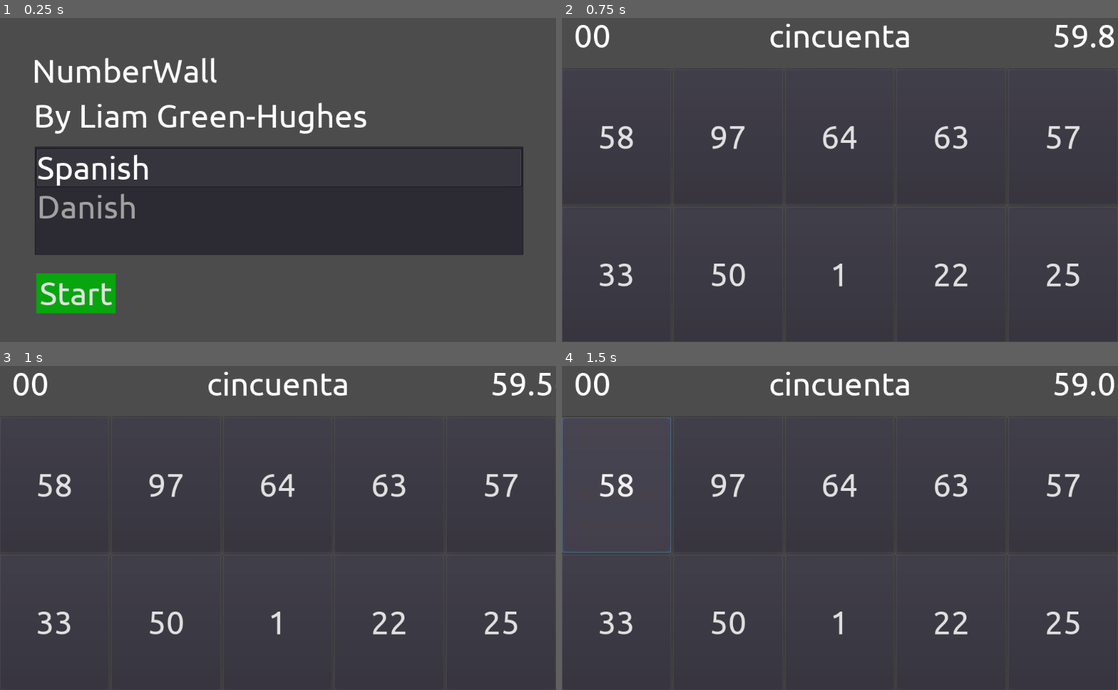
Above: before the commit, frames 1-4 (two rows, left to right).
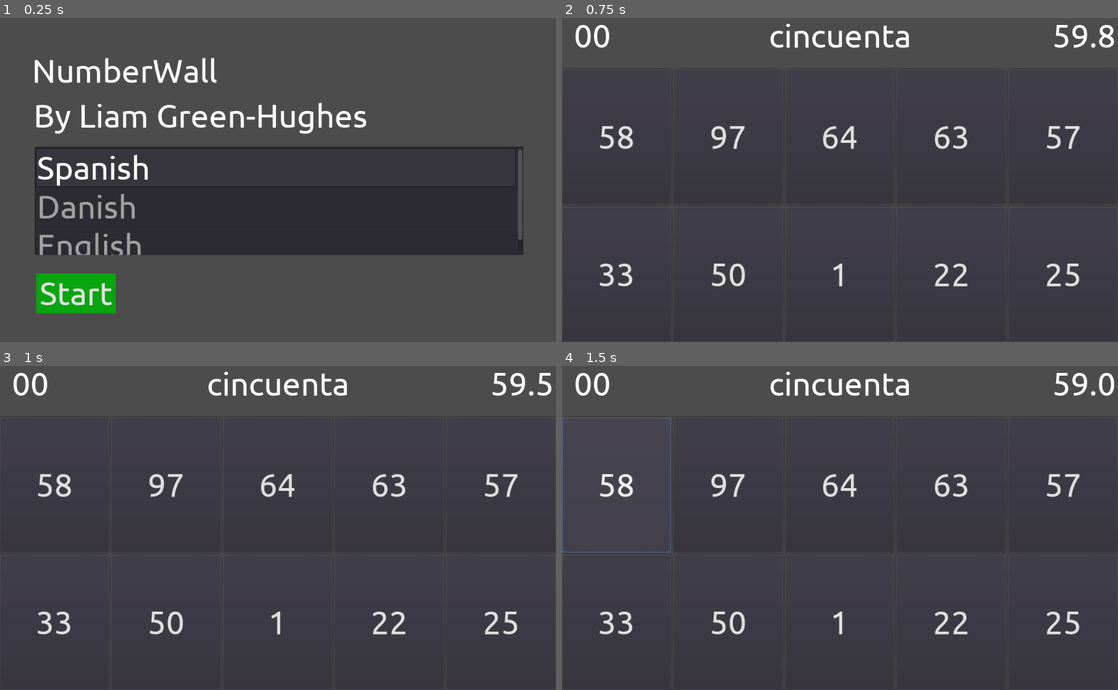
Above: after the commit, the same moments.

Repository: liamgh/NumberWall
Game: Godot game, scene res://Start.tscn
The game is run twice, just before and just after one commit, with the same random seed, the same clock (stepped at 60 frames per second) and the same inputs.
Inputs:
- Up to frame 1 (0.25 s): no input
- Up to frame 2 (0.75 s): click "Start" at 0.5 s
- Up to frame 3 (1 s): no input
- Up to frame 4 (1.5 s): click "58" at 1.25 s

The runs differ from the first frame. In frame 1, 0.6% of the frame differs, in the area x 7-94%, y 40-74%; in frame 2, nothing differs; in frame 3, nothing differs; in frame 4, nothing differs.

Commit message:
Added English

Diff:
--- a/Start.gd
+++ b/Start.gd
@@ -7,6 +7,7 @@
 func _ready():
 	addLanguageToMenu("es-es", "Spanish")
 	addLanguageToMenu("dk-dk", "Danish")
+	addLanguageToMenu("en-gb", "English")
 	pickLanguageSelect.select(0)
 	startBtn.disabled = false
 
--- /dev/null
+++ b/Words/data-en-gb.tres
@@ -0,0 +1,117 @@
+[gd_resource type="Resource" load_steps=2 format=2]
+
+[sub_resource type="GDScript" id=1]
+script/source = "# English numbers
+
+extends Resource
+
+func get_cardinal(number):
+	return cardinal[number]
+
+var cardinal = {
+   0: \"zero\",
+   1: \"one\",
+   2: \"two\",
+   3: \"three\",
+   4: \"four\",
+   5: \"five\",
+   6: \"six\",
+   7: \"seven\",
+   8: \"eight\",
+   9: \"nine\",
+   10: \"ten\",
+   11: \"eleven\",
+   12: \"twelve\",
+   13: \"thirteen\",
+   14: \"fourteen\",
+   15: \"fifteen\",
+   16: \"sixteen\",
+   17: \"seventeen\",
+   18: \"eighteen\",
+   19: \"nineteen\",
+   20: \"twenty\",
+   21: \"twentyone\",
+   22: \"twentytwo\",
+   23: \"twentythree\",
+   24: \"twentyfour\",
+   25: \"twentyfive\",
+   26: \"twentysix\",
+   27: \"twentyseven\",
+   28: \"twentyeight\",
+   29: \"twentynine\",
+   30: \"thirty\",
+   31: \"thirtyone\",
+   32: \"thirtytwo\",
+   33: \"thirtythree\",
+   34: \"thirtyfour\",
+   35: \"thirtyfive\",
+   36: \"thirtysix\",
+   37: \"thirtyseven\",
+   38: \"thirtyeight\",
+   39: \"thirtynine\",
+   40: \"forty\",
+   41: \"fortyone\",
+   42: \"fortytwo\",
+   43: \"fortythree\",
+   44: \"fortyfour\",
+   45: \"fortyfive\",
+   46: \"fortysix\",
+   47: \"fortyseven\",
+   48: \"fortyeight\",
+   49: \"fortynine\",
+   50: \"fifty\",
+   51: \"fiftyone\",
+   52: \"fiftytwo\",
+   53: \"fiftythree\",
+   54: \"fiftyfour\",
+   55: \"fiftyfive\",
+   56: \"fiftysix\",
+   57: \"fiftyseven\",
+   58: \"fiftyeight\",
+   59: \"fiftynine\",
+   60: \"sixty\",
+   61: \"sixtyone\",
+   62: \"sixtytwo\",
+   63: \"sixtythree\",
+   64: \"sixtyfour\",
+   65: \"sixtyfive\",
+   66: \"sixtysix\",
+   67: \"sixtyseven\",
+   68: \"sixtyeight\",
+   69: \"sixtynine\",
+   70: \"seventy\",
+   71: \"seventyone\",
+   72: \"seventytwo\",
+   73: \"seventythree\",
+   74: \"seventyfour\",
+   75: \"seventyfive\",
+   76: \"seventysix\",
+   77: \"seventyseven\",
+   78: \"seventyeight\",
+   79: \"seventynine\",
+   80: \"eighty\",
+   81: \"eightyone\",
+   82: \"eightytwo\",
+   83: \"eightythree\",
+   84: \"eightyfour\",
+   85: \"eightyfive\",
+   86: \"eightysix\",
+   87: \"eightyseven\",
+   88: \"eightyeight\",
+   89: \"eightynine\",
+   90: \"ninety\",
+   91: \"ninetyone\",
+   92: \"ninetytwo\",
+   93: \"ninetythree\",
+   94: \"ninetyfour\",
+   95: \"ninetyfive\",
+   96: \"ninetysix\",
+   97: \"ninetyseven\",
+   98: \"ninetyeight\",
+   99: \"ninetynine\",
+   100: \"one hundred\"
+}
+"
+
+[resource]
+script = SubResource( 1 )
